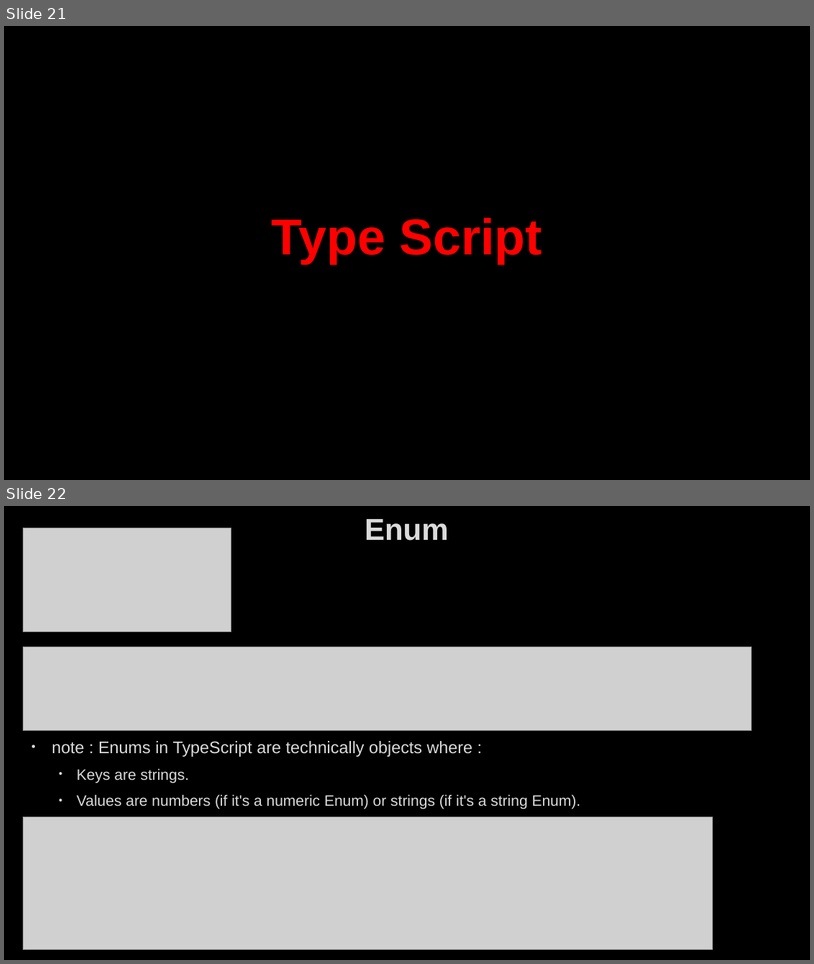
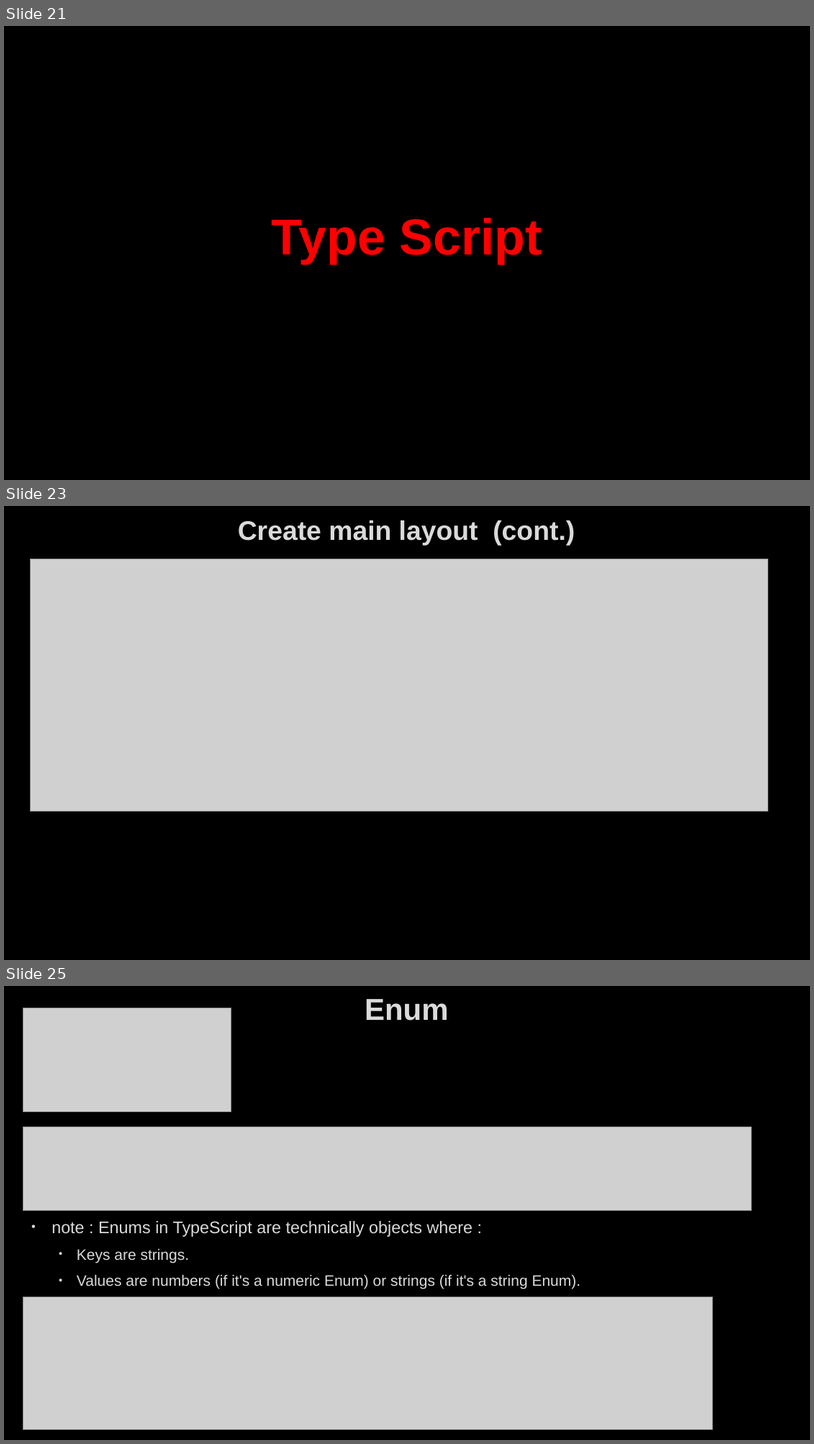
Before and after one commit to AhmedMohamedSamir1/Summary, a slide deck: Angular & type script/Angular.pptx. Shown one above the other, each under a label of ours: slides 21 and 22 before the commit, slides 21, 23 and 25 after it; the slides between them are not shown. The pictures are 814x964 and 814x1444 pixels, drawn with LibreOffice and Linux fonts; fonts in the diff are those of the drawing; grey boxes stand for pictures; background and template pictures are left out. Boxes give left, top, right and bottom in pixels: in the first picture for what was removed or moved away, otherwise in the second. Text is boxed around its words. In the diff, an @@ line names an element or a change of style, - is before the commit and + after.

```diff
--- a/Angular & type script/Angular.pptx
+++ b/Angular & type script/Angular.pptx
@@ slide 23 added at [4,506,810,960], background picture (left out) @@
@@ title added at [238,520,575,546], 32 pt, text #DADADA, bold @@
+Create main layout (cont.)
@@ picture added at [31,559,769,811] @@
@@ what was slide 22 is now slide 25 @@
```
Also in this commit, not shown: 2 other slides added.
